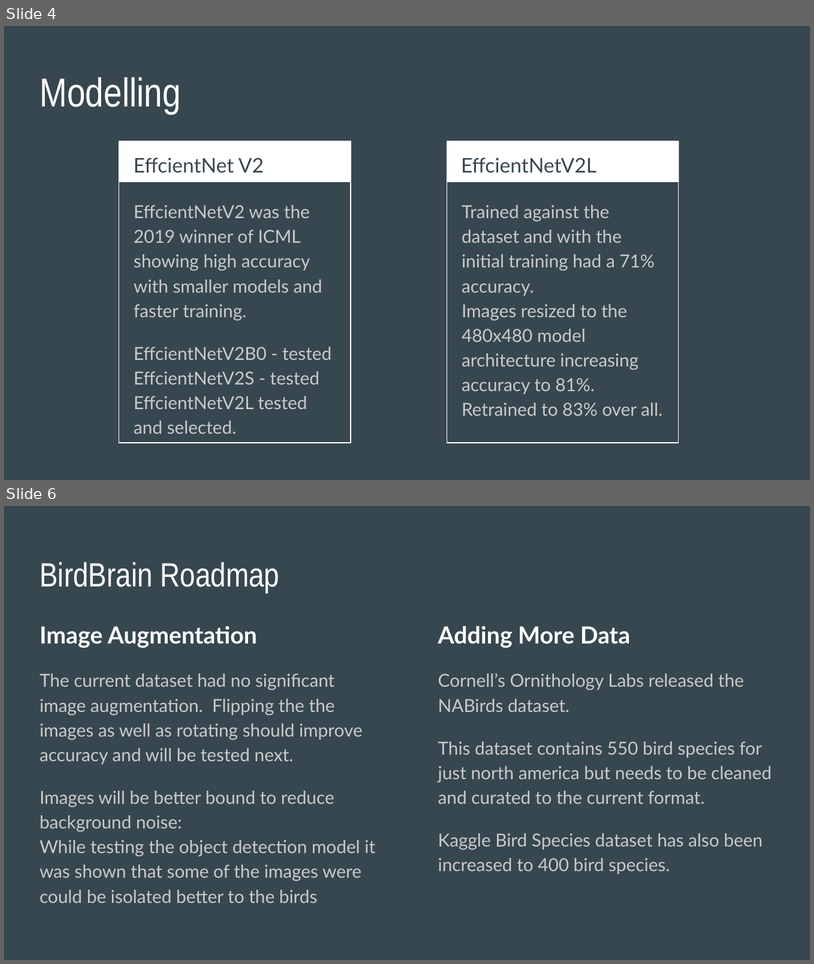
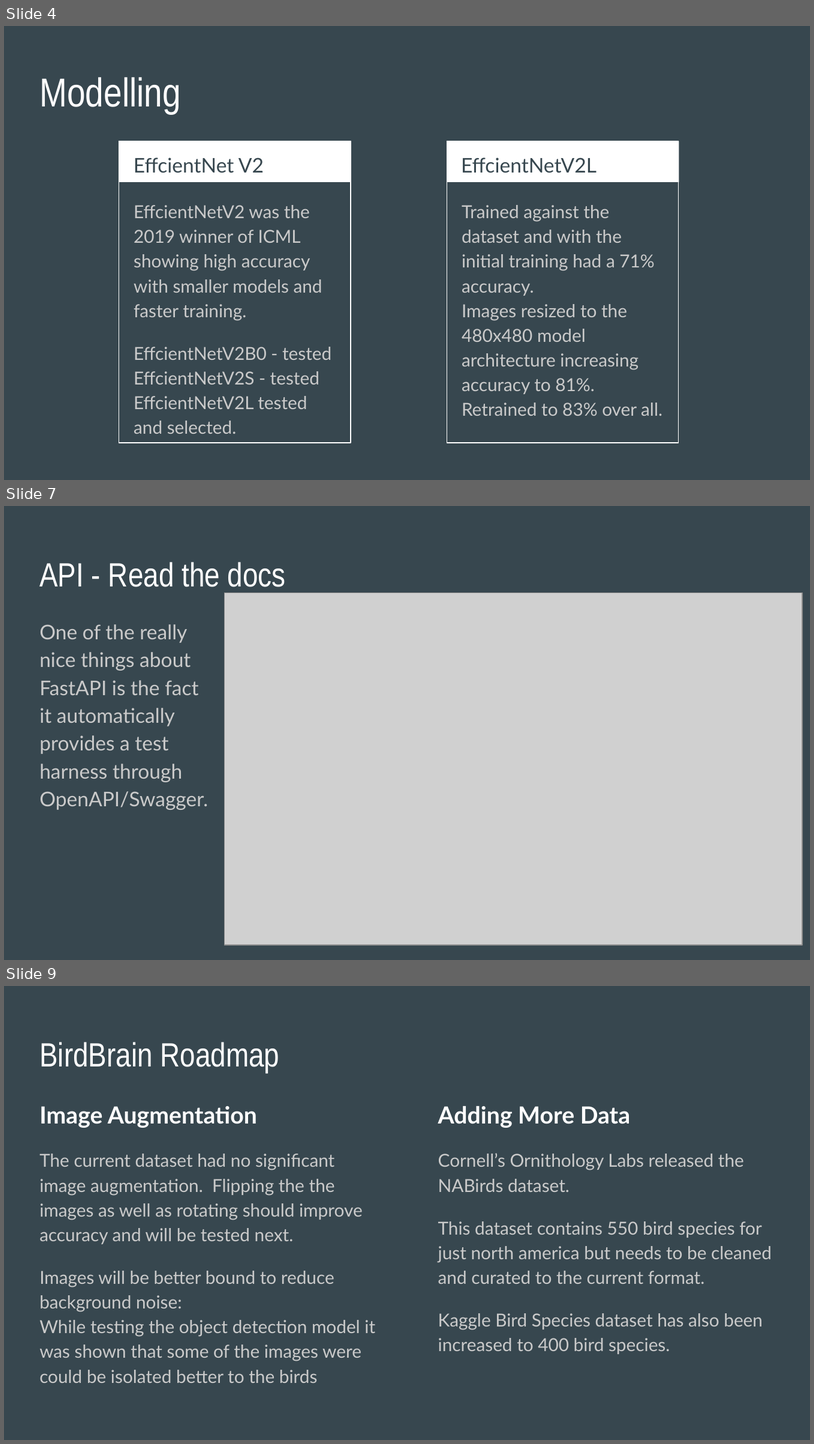
Before and after one commit to tinman-chad/BirdBrain, a slide deck: Capstone 3 - BirdBrain Presentation Slides.pptx. Shown one above the other, each under a label of ours: slides 4 and 6 before the commit, slides 4, 7 and 9 after it; the slides between them are not shown. The pictures are 814x964 and 814x1444 pixels, drawn with LibreOffice and Linux fonts; fonts in the diff are those of the drawing; grey boxes stand for pictures. Boxes give left, top, right and bottom in pixels: in the first picture for what was removed or moved away, otherwise in the second. Text is boxed around its words. In the diff, an @@ line names an element or a change of style, - is before the commit and + after.

Commit message:
Added API slides and images

```diff
--- a/Capstone 3 - BirdBrain Presentation Slides.pptx
+++ b/Capstone 3 - BirdBrain Presentation Slides.pptx
@@ slide 7 added at (4,506,810,960), background #37474F @@
@@ title added at (39,562,286,587), 30 pt, text #FFFFFF @@
+API - Read the docs
@@ picture added at (225,592,803,945) @@
@@ text added at (39,624,208,810), 18 pt, text #CACACA @@
+One of the really nice things about FastAPI is the fact it automatically provides a test harness through OpenAPI/Swagger.
@@ what was slide 6 is now slide 9 @@
```
Also in this commit, not shown: 2 other slides added, 4 other files.
